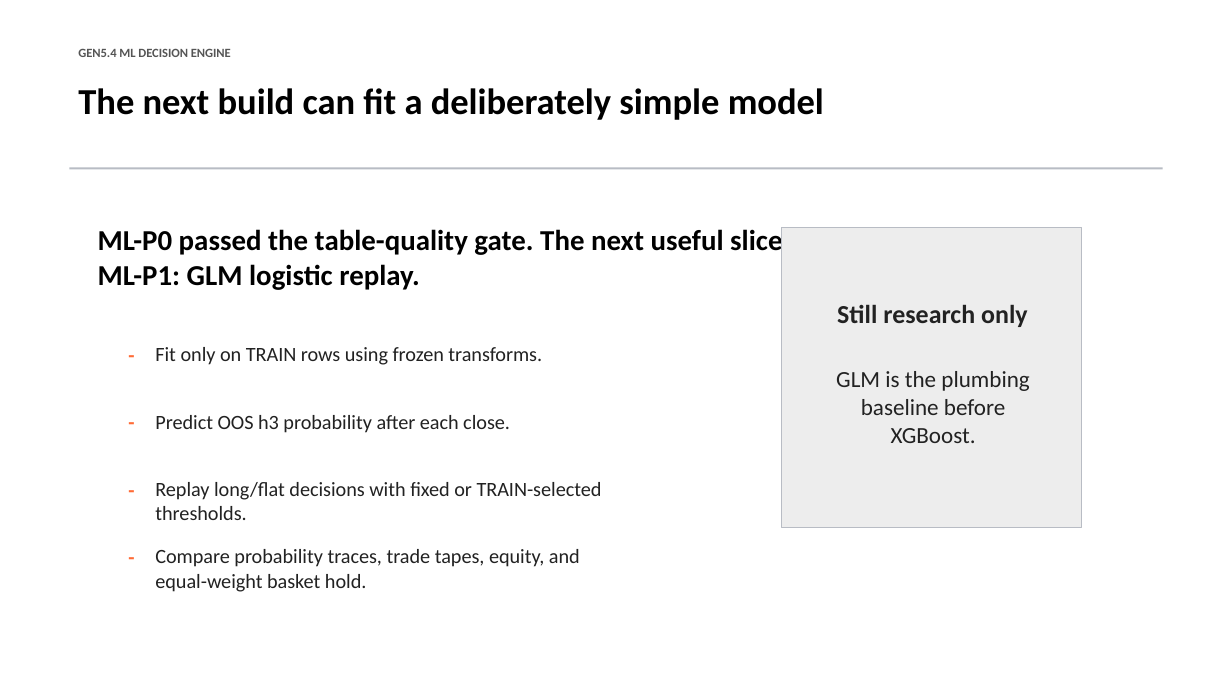
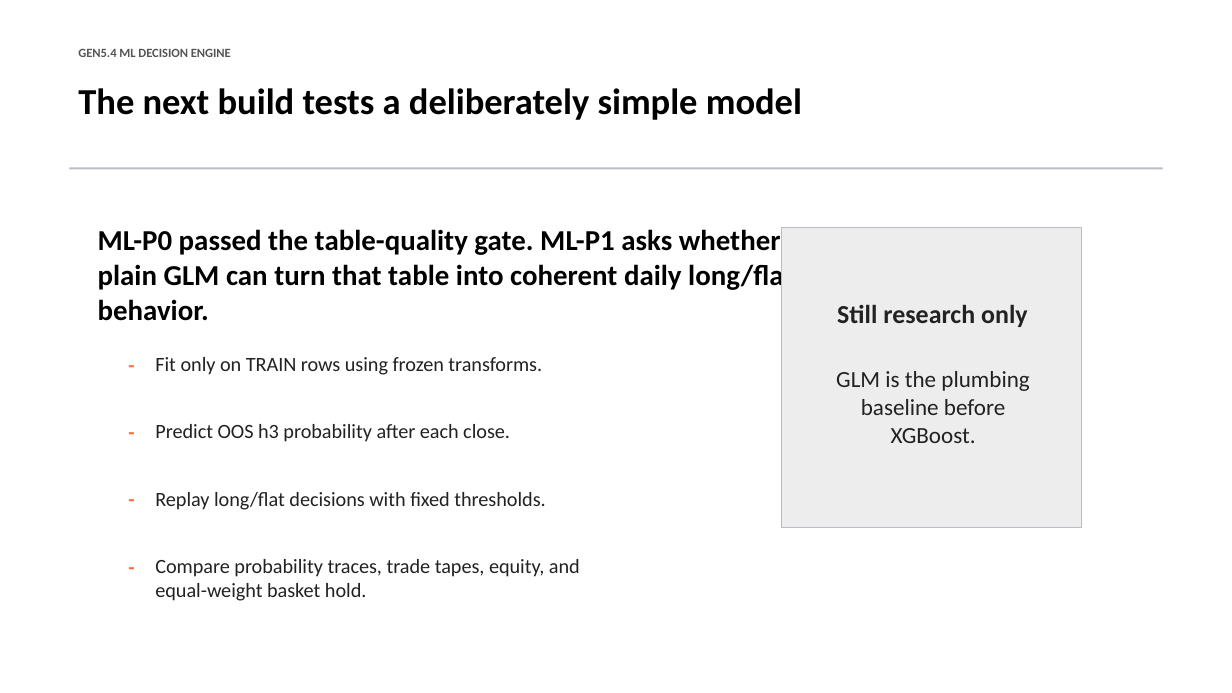
Before and after one commit to Francisc0Franc0/Time-Series-Modeling-Gen5, a slide deck: slide 10 of presentations/gen5_4_ml_decision_engine_incremental_build.pptx. Drawn at 1232x693 pixels with LibreOffice and Linux fonts; fonts in the diff are those of the drawing. Boxes give left, top, right and bottom in pixels: in the first picture for what was removed or moved away, otherwise in the second. Text is boxed around its words. In the diff, an @@ line names an element or a change of style, - is before the commit and + after.

Commit message:
Add Gen5.4 GLM replay diagnostic

```diff
--- a/presentations/gen5_4_ml_decision_engine_incremental_build.pptx
+++ b/presentations/gen5_4_ml_decision_engine_incremental_build.pptx
@@ text at box(78, 88, 802, 120): text changed @@
-The next build can fit a deliberately simple model
+The next build tests a deliberately simple model
@@ text at box(98, 227, 801, 292): text changed @@
-ML-P0 passed the table-quality gate. The next useful slice is ML-P1: GLM logistic replay.
+ML-P0 passed the table-quality gate. ML-P1 asks whether a plain GLM can turn that table into coherent daily long/flat behavior.
@@ text at box(155, 492, 545, 510): text changed @@
-Replay long/flat decisions with fixed or TRAIN-selected thresholds.
+Replay long/flat decisions with fixed thresholds.
@@ 7 texts: place and size @@
-7 texts at box(119, 338, 580, 592)
+7 texts at box(119, 348, 580, 601)
```
Also in this commit, not shown: 7 slides added, 6 other files.
